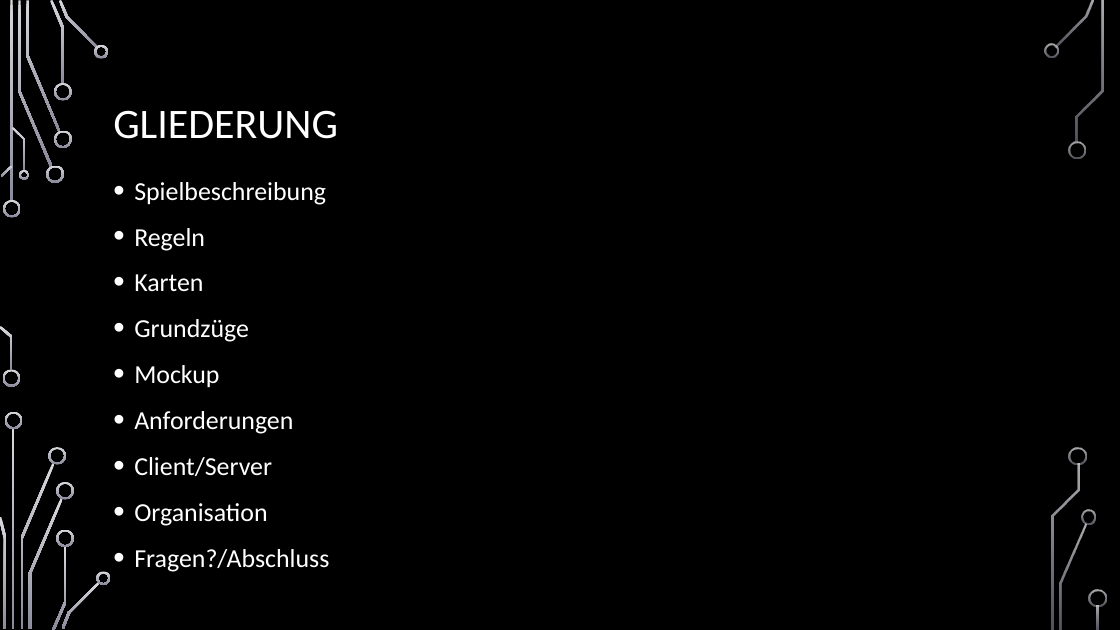
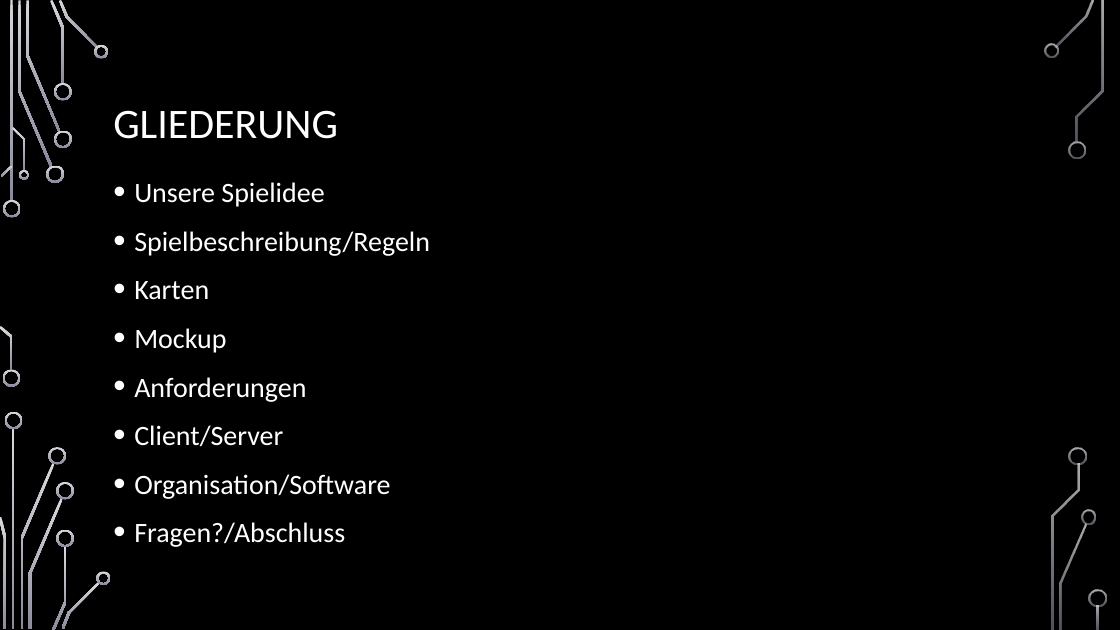
Before and after one commit to jnussbaum/TheBachelorsChaseGame, a slide deck: slide 3 of documents/Meilensteine/Meilenstein I/Meilenstein_1_Präsentation.pptx. Drawn at 1120x630 pixels with LibreOffice and Linux fonts; fonts in the diff are those of the drawing; background and template pictures are left out. Boxes give left, top, right and bottom in pixels: in the first picture for what was removed or moved away, otherwise in the second. Text is boxed around its words. In the diff, an @@ line names an element or a change of style, - is before the commit and + after.

```diff
--- a/documents/Meilensteine/Meilenstein I/Meilenstein_1_Präsentation.pptx
+++ b/documents/Meilensteine/Meilenstein I/Meilenstein_1_Präsentation.pptx
@@ text at (x1=134, y1=182, x2=430, y2=256): text changed; size 22.2 to 24 pt @@
-• Spielbeschreibung
-• Regeln
+• Unsere Spielidee
+• Spielbeschreibung/Regeln
@@ text at (x1=134, y1=281, x2=345, y2=547): size 22.2 to 24 pt in "Karten", "Mockup", "Anforderungen", "Client/Server" and 1 more places @@
@@ text at (x1=134, y1=319, x2=249, y2=342): paragraph removed @@
-• Grundzüge
@@ text at (x1=134, y1=474, x2=390, y2=499): text changed; size 22.2 to 24 pt @@
-• Organisation
+• Organisation/Software
```
Also in this commit, not shown: 16 other slides changed, 6 other files.
